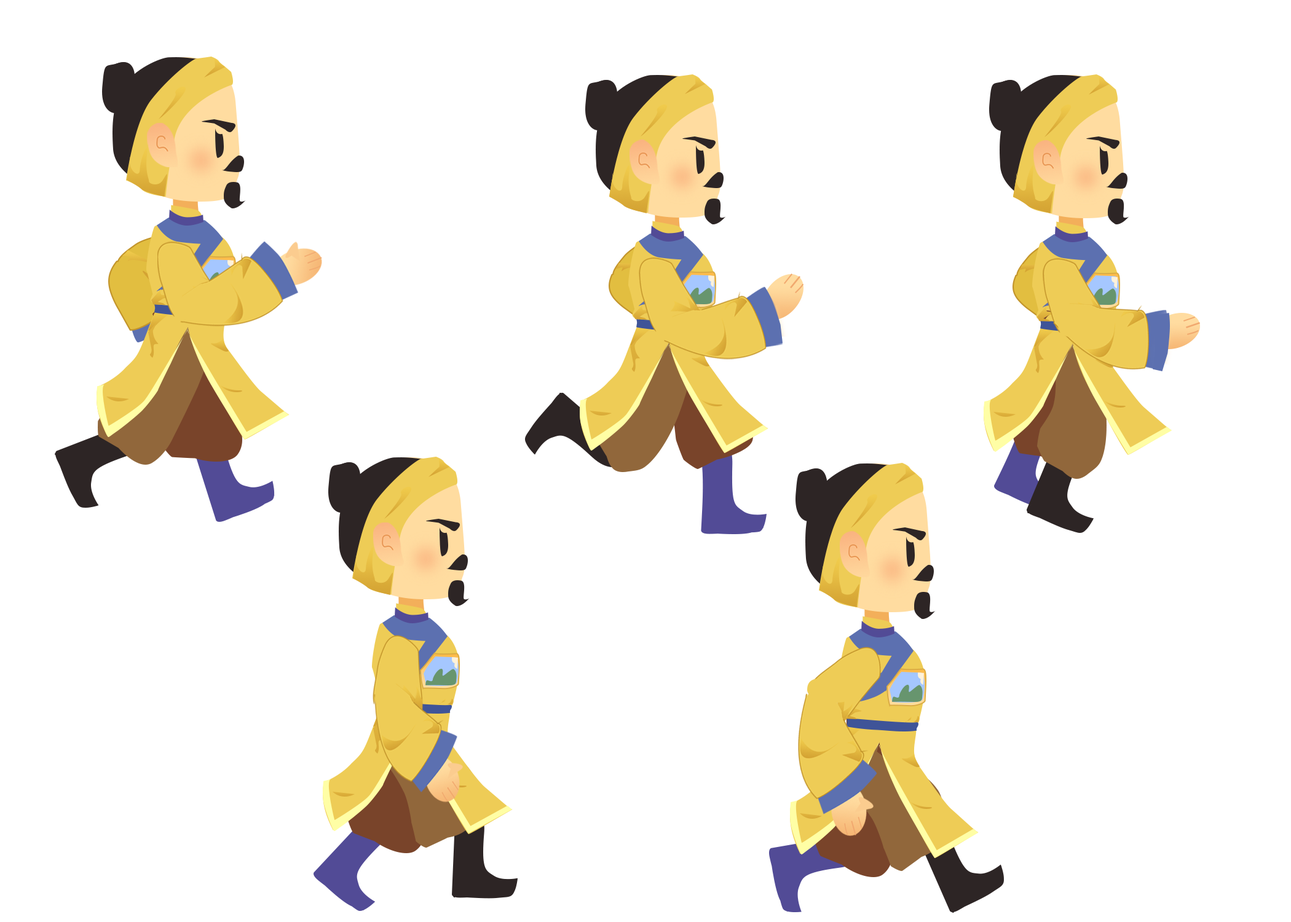
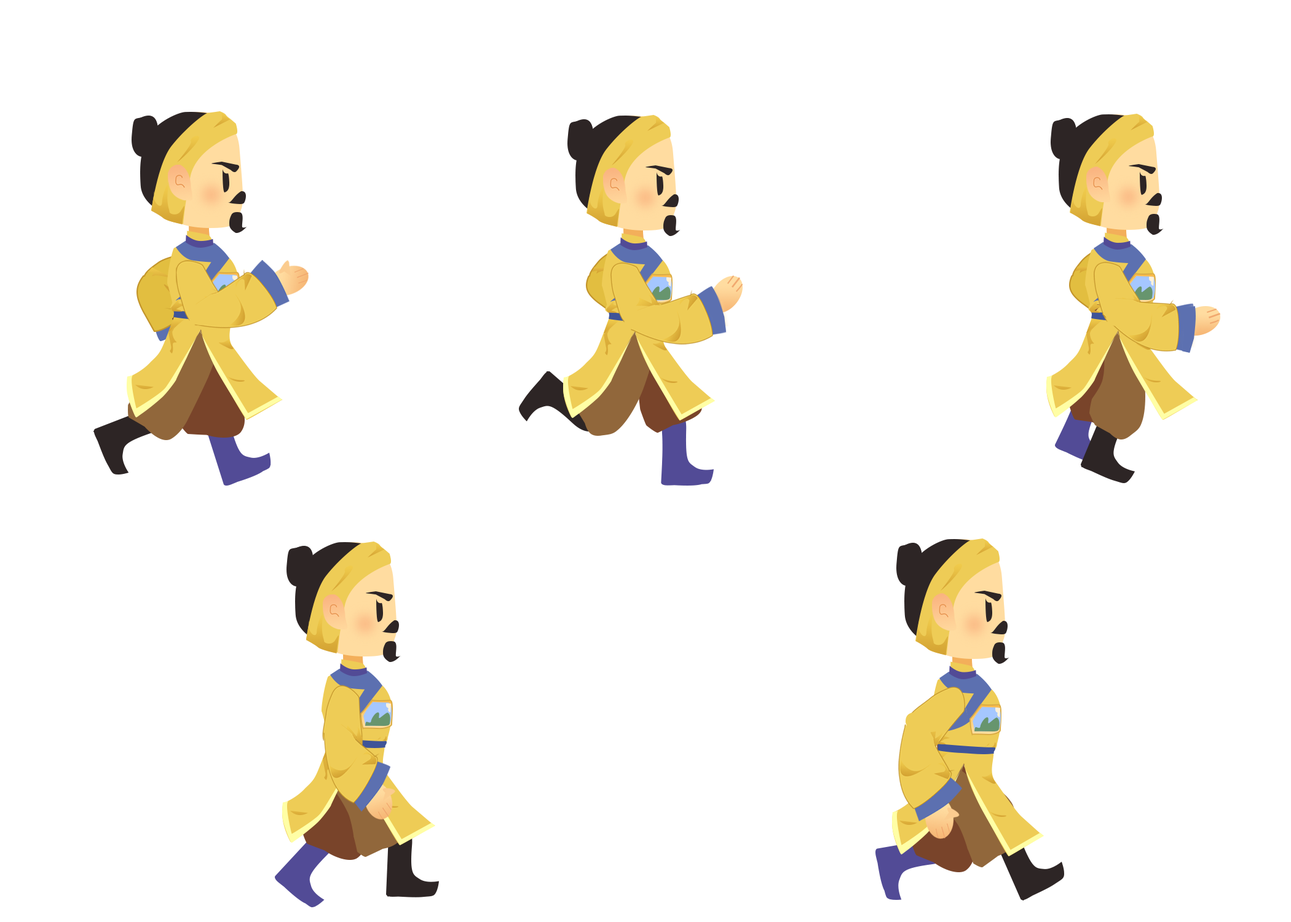
The second 1291×922 image is a revision of the first. Changes to its layers:
painted on "slevves1-run" (1st of 5, in "5") over [798, 685, 963, 840]
painted on "slevves1-run copy" (1st of 5, in "5") over [801, 646, 967, 836]
painted on "under shirt-run" (1st of 5, in "5" › "vat áo") over [790, 711, 1045, 859]
painted on "pants" (1st of 5, in "5") over [831, 744, 1018, 872]
painted on "pants-behind" (1st of 5, in "5") over [814, 708, 986, 878]
painted on "head band" (1st of 5, in "5" › "head-hair-headband(run)") over [819, 463, 1000, 655]
painted on "top hair" (1st of 5, in "5" › "head-hair-headband(run)") over [805, 463, 990, 649]
painted on "head" (1st of 5, in "5" › "head-hair-headband(run)") over [827, 463, 1006, 660]
painted on "slevves1-run copy" (2nd of 5, in "4") over [322, 635, 478, 819]
painted on "under shirt-run" (2nd of 5, in "4" › "vat áo") over [282, 694, 513, 846]
painted on "pants" (2nd of 5, in "4") over [321, 724, 478, 858]
painted on "pants-behind" (2nd of 5, in "4") over [301, 691, 440, 861]
painted on "head band" (2nd of 5, in "4" › "head-hair-headband(run)") over [306, 456, 458, 653]
painted on "top hair" (2nd of 5, in "4" › "head-hair-headband(run)") over [295, 457, 446, 647]
painted on "head" (2nd of 5, in "4" › "head-hair-headband(run)") over [313, 457, 465, 657]
painted on "under shirt-run" (3rd of 5, in "3" › "vat áo") over [983, 306, 1199, 456]
painted on "head band" (3rd of 5, in "3" › "head-hair-headband(run)") over [1013, 74, 1155, 226]
painted on "top hair" (3rd of 5, in "3" › "head-hair-headband(run)") over [999, 75, 1144, 220]
painted on "head" (3rd of 5, in "3" › "head-hair-headband(run)") over [1021, 75, 1160, 231]
painted on "under shirt-run" (4th of 5, in "2" › "vat áo") over [563, 306, 769, 454]
painted on "pants-behind" (4th of 5, in "2") over [609, 319, 754, 470]
painted on "under shirt-run" (5th of 5, in "1" › "vat áo") over [96, 297, 290, 440]
…and 225 more changes (225 painted)
